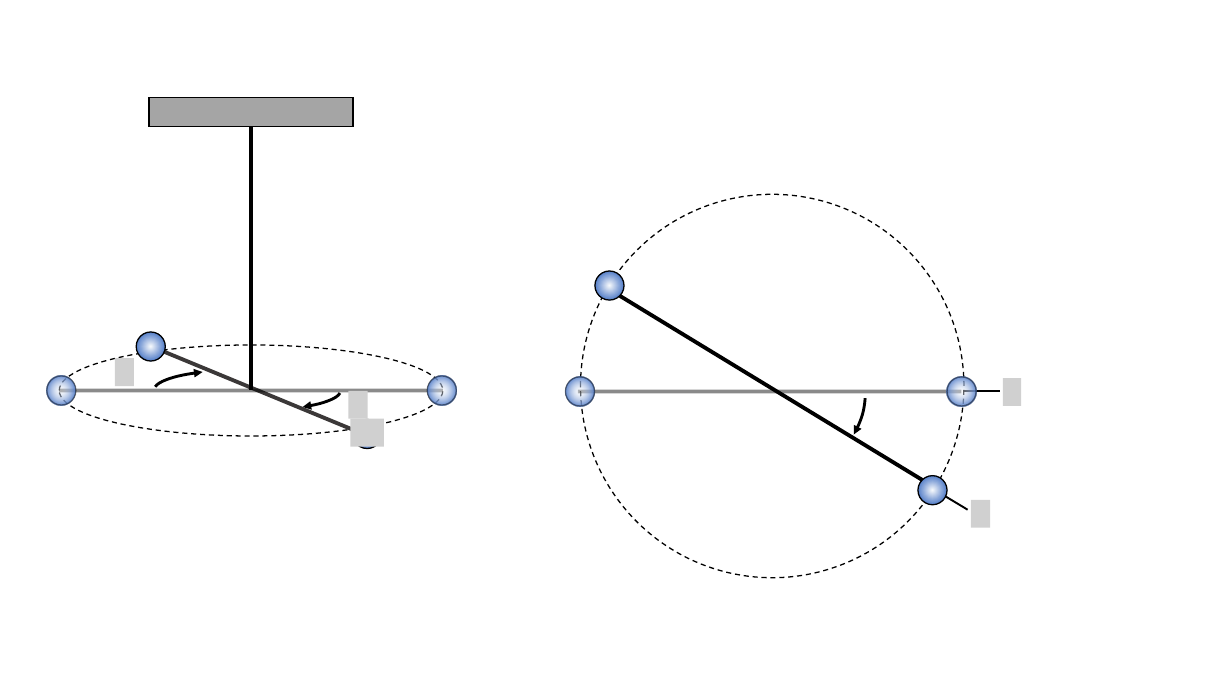
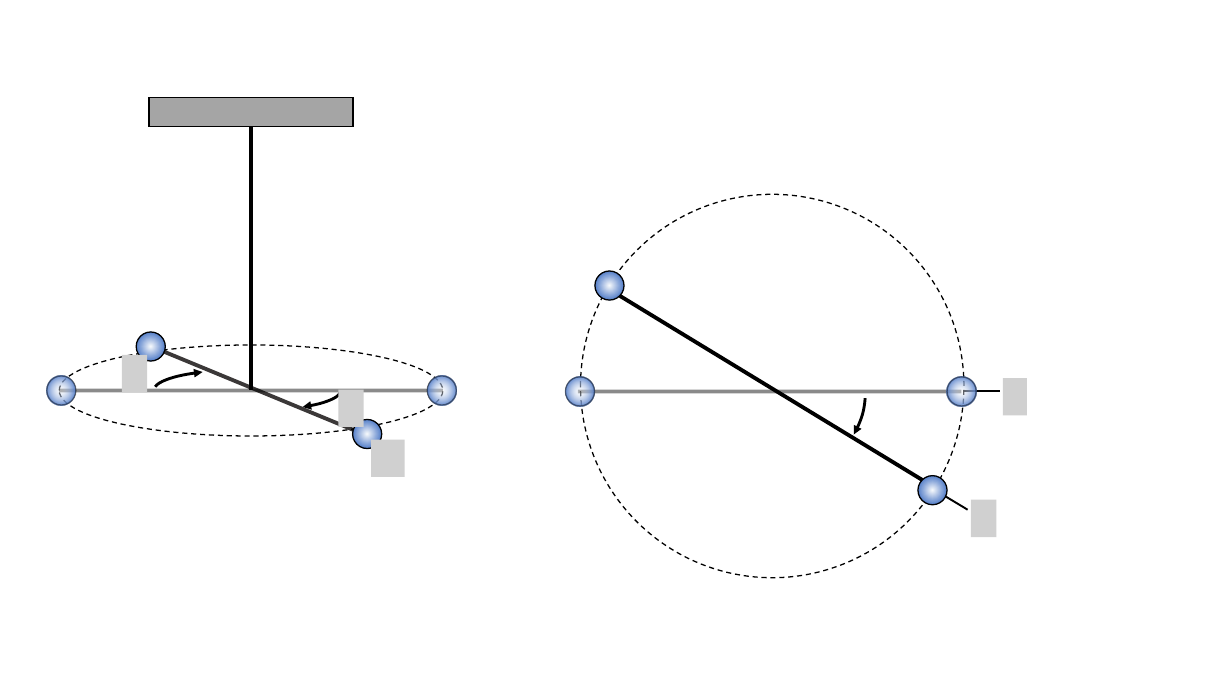
Before and after one commit to OSTP/PhysicsArtofModelling, a slide deck: slide 7 of tex/figures/SimpleHarmonicMotion/Figures.pptx. Drawn at 1232x693 pixels with LibreOffice and Linux fonts; fonts in the diff are those of the drawing; grey boxes stand for pictures. Boxes give left, top, right and bottom in pixels: in the first picture for what was removed or moved away, otherwise in the second. Text is boxed around its words. In the diff, an @@ line names an element or a change of style, - is before the commit and + after.

```diff
--- a/tex/figures/SimpleHarmonicMotion/Figures.pptx
+++ b/tex/figures/SimpleHarmonicMotion/Figures.pptx
@@ picture: place and size @@
-picture at (115,359,134,386)
+picture at (122,355,147,392)
@@ picture: place and size @@
-picture at (1003,378,1021,406)
+picture at (1003,378,1027,415)
@@ picture: place and size @@
-picture at (348,391,368,419)
+picture at (338,390,363,427)
@@ picture removed at (350,419,384,446) @@
@@ picture added at (372,440,405,477) @@
@@ picture: place and size @@
-picture at (971,500,991,528)
+picture at (971,500,996,537)
```
Also in this commit, not shown: 1 other slide changed, 3 other files.
